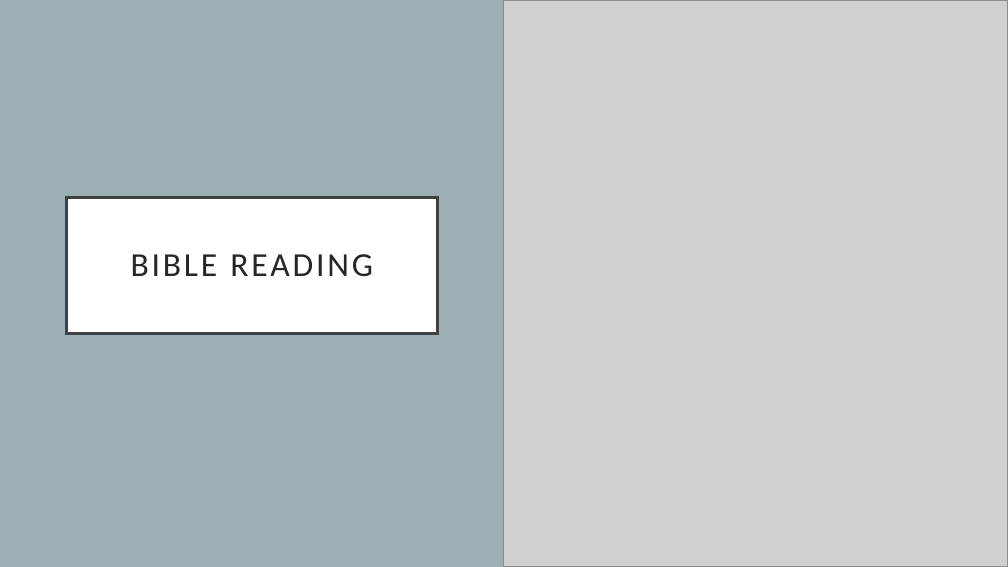
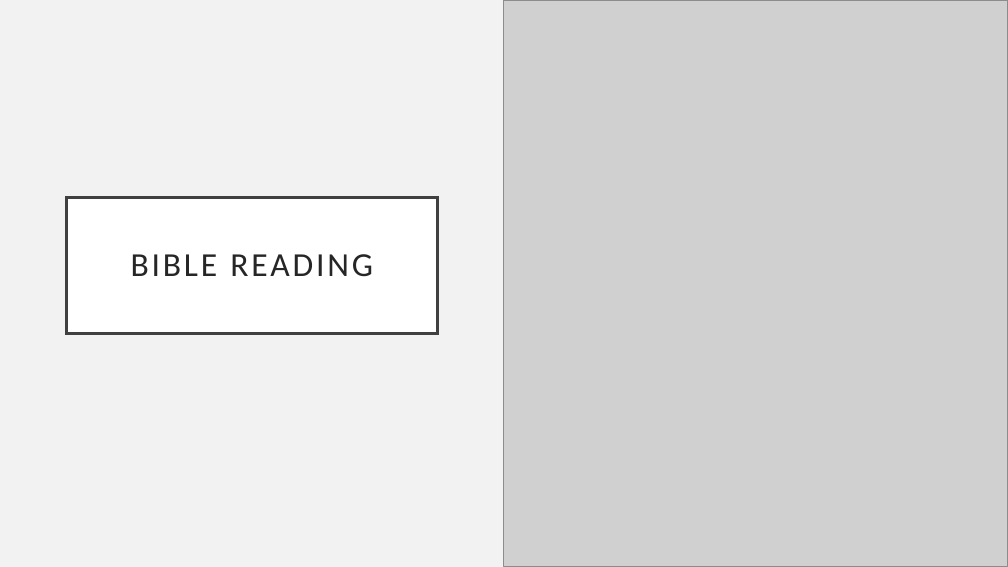
Before and after one commit to pangwuu/Weekly-powerpoint-maker, a slide deck: slide 42 of Slides/31_12_23.pptx (slide 43 before the commit). Drawn at 1008x567 pixels with LibreOffice and Linux fonts; fonts in the diff are those of the drawing; grey boxes stand for pictures. Boxes give left, top, right and bottom in pixels: in the first picture for what was removed or moved away, otherwise in the second. Text is boxed around its words. In the diff, an @@ line names an element or a change of style, - is before the commit and + after.

```diff
--- a/Slides/31_12_23.pptx
+++ b/Slides/31_12_23.pptx
@@ background #9BAFB5 to #F2F2F2 @@
```
Also in this commit, not shown: 2 other slides changed, 13 slides added, 2 other files.
